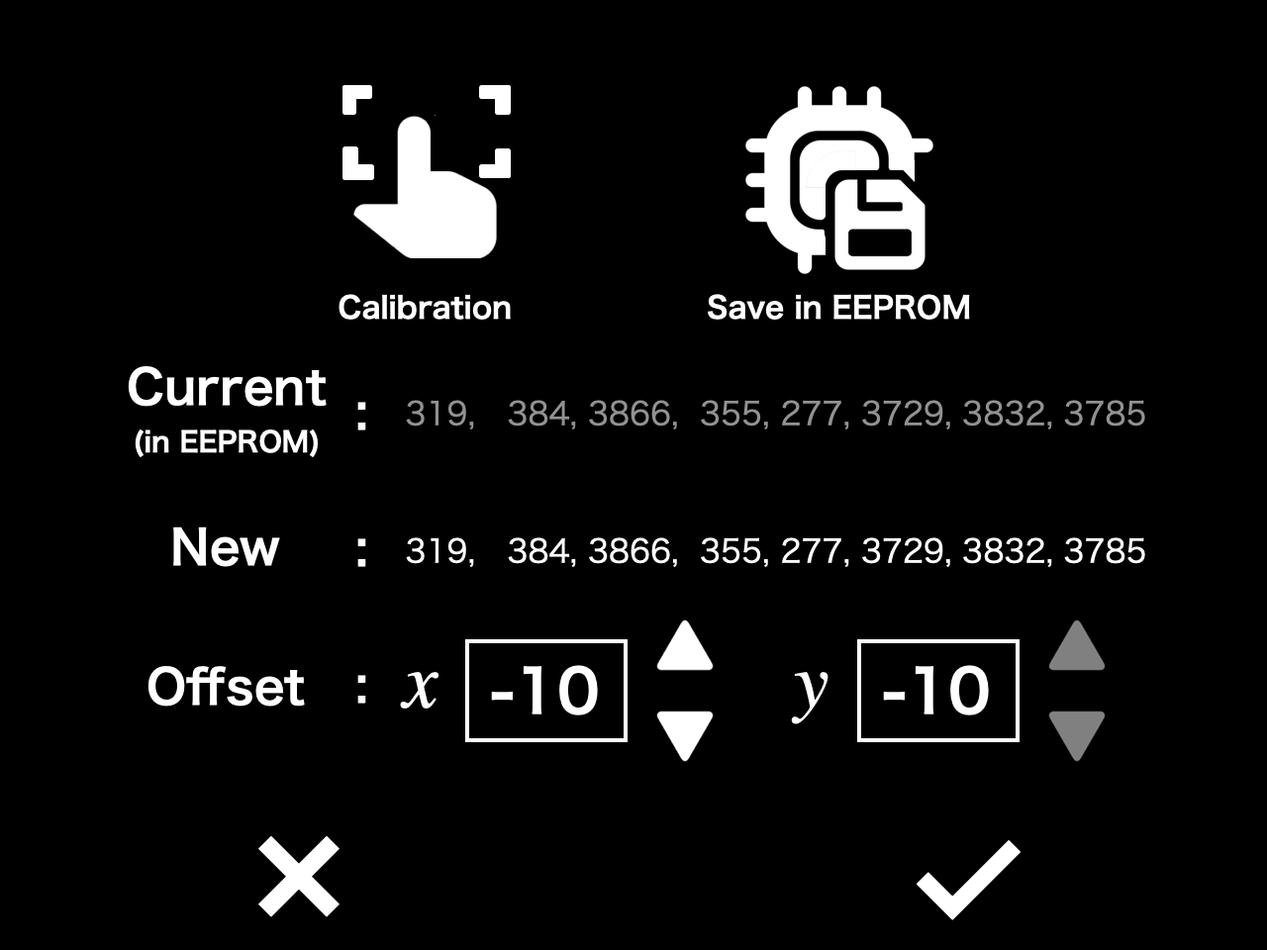
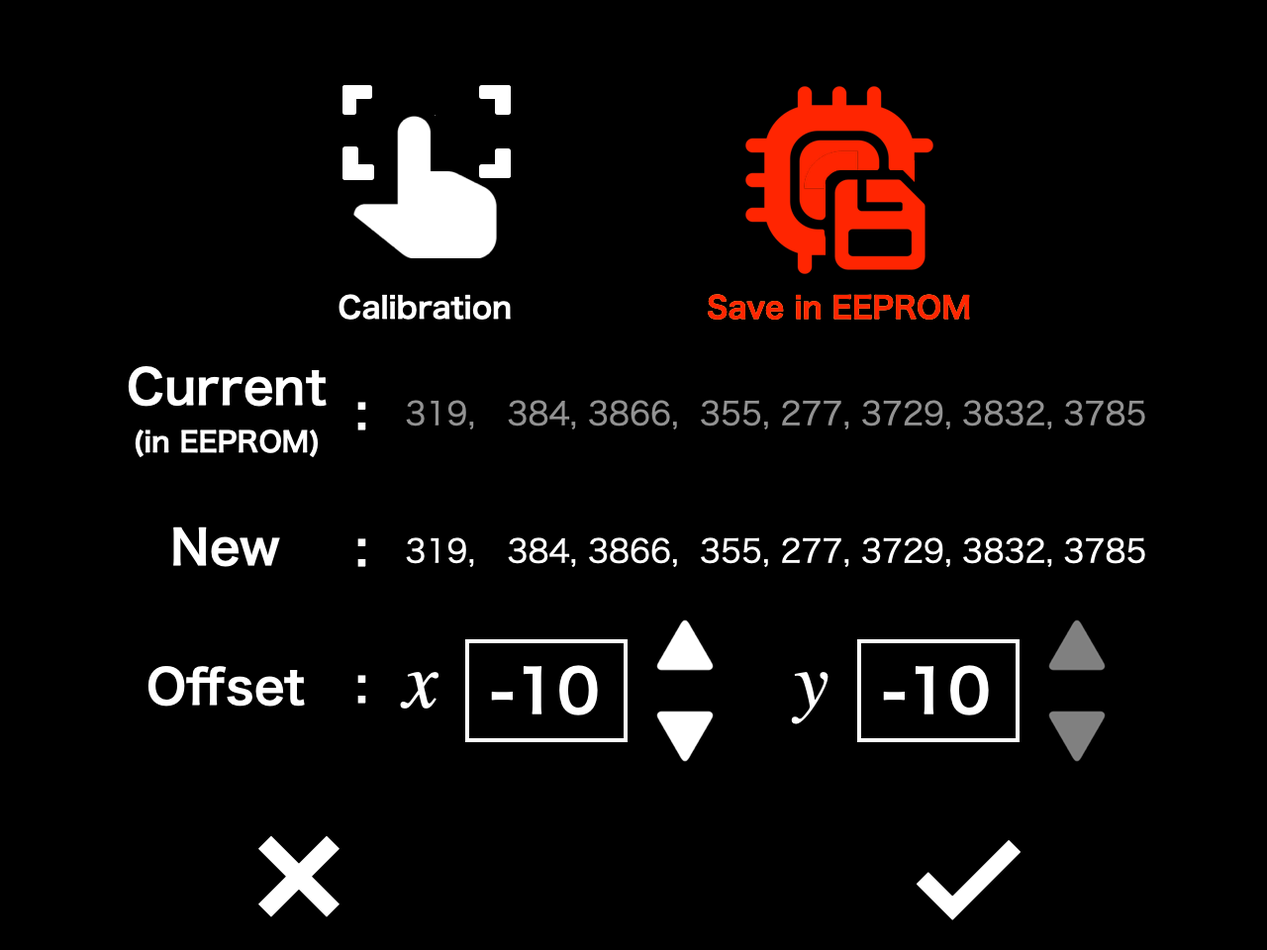
Layer changes from the first 1267px x 950px image to the second:
added layer "Layer 12" (1st of 2) above "Layer 10" over [707, 86, 970, 320]
added layer "Layer 10" above "Layer 12" over [707, 86, 970, 320]
